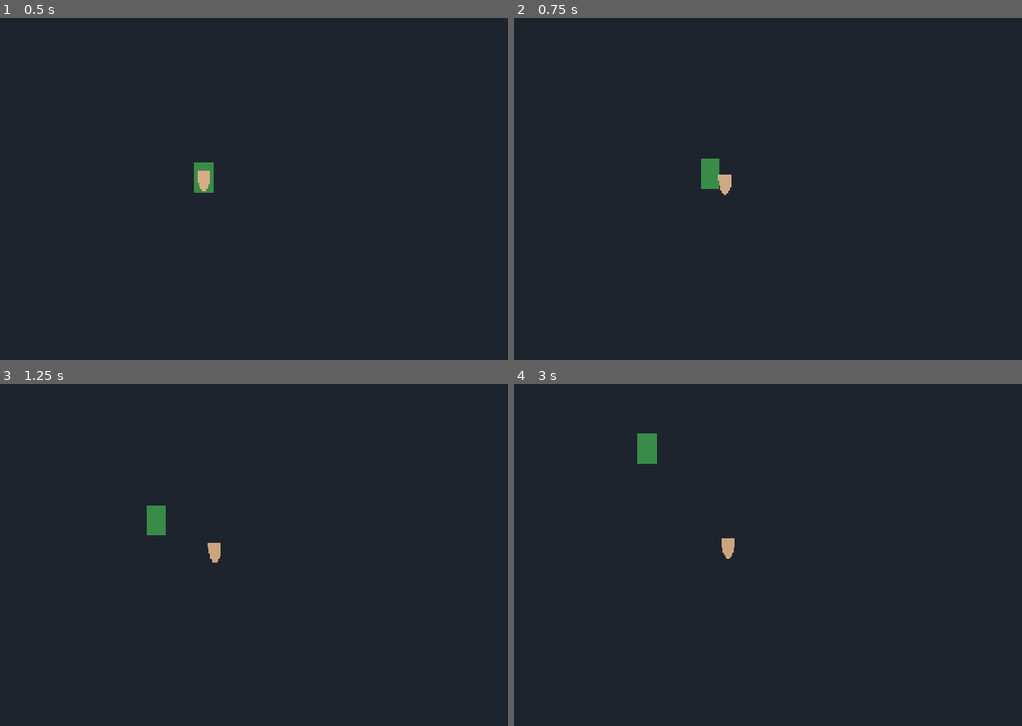
Above: before the commit, frames 1-4 (two rows, left to right).
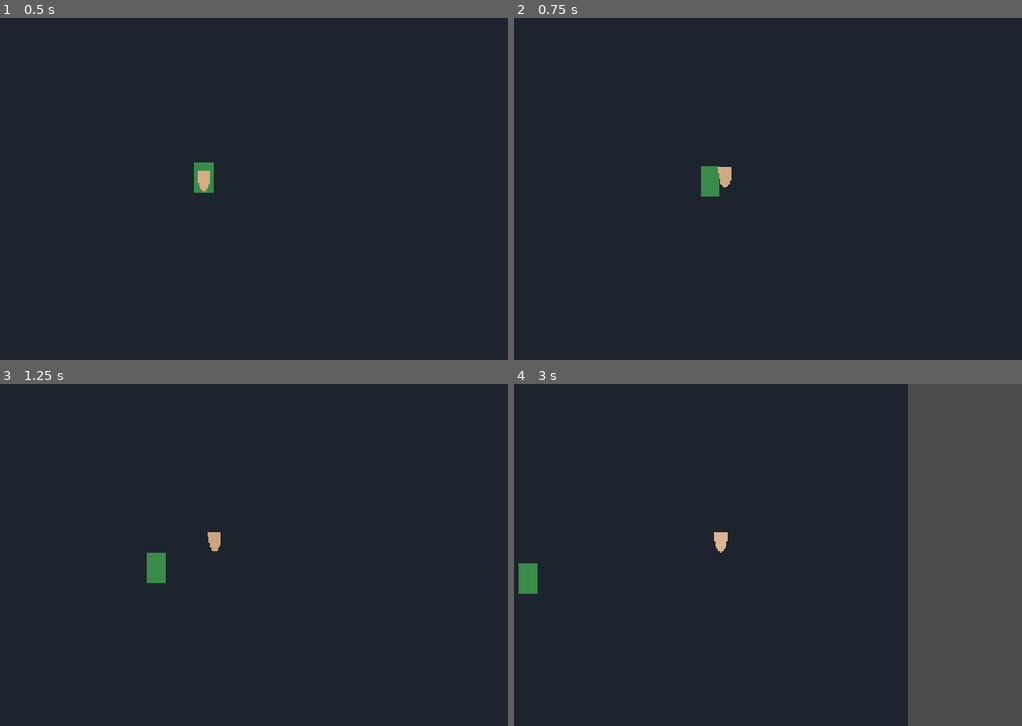
Above: after the commit, the same moments.

Repository: andreattar/valour-online
Game: Godot game, scene res://scenes/isometric_playground.tscn
The game is run twice, just before and just after one commit, with the same random seed, the same clock (stepped at 60 frames per second) and the same inputs.
Inputs (mouse positions are in pixels of both pictures, inside the frame that each line leads up to):
- Up to frame 1 (0.5 s): no input
- Up to frame 2 (0.75 s): tap Enter at 0.5 s; move the mouse to (849, 171) at 0.52 s; hold D (move_right) from 0.53 s (still down); hold Space (melee_attack) from 0.53 s (still down); click (849, 171) at 0.67 s
- Up to frame 3 (1.25 s): keep holding D (move_right); keep holding Space (melee_attack)
- Up to frame 4 (3 s): move the mouse to (595, 572) at 1.27 s; release D (move_right) at 1.28 s; release Space (melee_attack) at 1.28 s; hold S (move_back) 1.28-2.03 s; tap Enter at 1.35 s; move the mouse to (778, 479) at 2.02 s; hold D (move_right) 2.03-2.78 s; tap Keypad Enter at 2.1 s; move the mouse to (686, 623) at 2.77 s; hold W (move_forward) from 2.78 s (still down); tap Space (melee_attack) at 2.85 s; click (686, 623) at 2.92 s

Frame 1 is identical in both runs. In frame 2, 0.3% of the frame differs, in the area x 36-43%, y 41-53%; in frame 3, 0.8%; in frame 4, 23%, in the area x 0-100%, y 0-100%.

Commit message:
Fix WASD to isometric compass (N/S/E/W on diamond, not raw grid axes)
Made-with: Cursor

Diff:
--- a/scripts/player/valour_isometric_player.gd
+++ b/scripts/player/valour_isometric_player.gd
@@ -1,6 +1,6 @@
 extends CharacterBody2D
 ## Grid-based isometric movement (Tibia-style logical tiles) + facing + melee + exhaust.
-## WASD: Input.get_vector. Left-click: BFS path. Space: melee (adjacent tile).
+## WASD: compass on the diamond (W=north, S=south, A=west, D=east). Left-click: BFS path. Space: melee.
 
 const PlaceholderSpriteFrames := preload("res://scripts/rendering/placeholder_sprite_frames.gd")
 
@@ -20,8 +20,8 @@
 var _target_world: Vector2 = Vector2.ZERO
 var _path: Array[Vector2i] = []
 var _keyboard_dir: Vector2i = Vector2i.ZERO
-## Screen-down on isometric diamond (matches grid +gy step).
-var _facing: Vector2i = Vector2i(0, 1)
+## Single-tile step in grid space: (-1,0)=north, (1,0)=south, (0,1)=west, (0,-1)=east.
+var _facing: Vector2i = Vector2i(1, 0)
 
 var _world: Node
 var _exhaust := ExhaustTimers.new()
@@ -125,22 +125,23 @@
 
 
 func _read_grid_direction_from_input() -> Vector2i:
-	# Explicit WASD (not only Input.get_vector) so keyboard is never eaten by deadzone.
-	var gx := 0
-	var gy := 0
+	# Map WASD to compass on the isometric diamond (not raw gx/gy axes — those read as diagonals on screen).
+	# North = gx-1, South = gx+1, West = gy+1, East = gy-1 (matches typical 2:1 isometric tile steps).
+	var dgx := 0
+	var dgy := 0
+	if Input.is_action_pressed("move_forward"):
+		dgx -= 1
+	if Input.is_action_pressed("move_back"):
+		dgx += 1
+	if Input.is_action_pressed("move_left"):
+		dgy += 1
 	if Input.is_action_pressed("move_right"):
-		gx += 1
-	if Input.is_action_pressed("move_left"):
-		gx -= 1
-	if Input.is_action_pressed("move_back"):
-		gy += 1
-	if Input.is_action_pressed("move_forward"):
-		gy -= 1
-	if gx == 0 and gy == 0:
+		dgy -= 1
+	if dgx == 0 and dgy == 0:
 		return Vector2i.ZERO
-	if abs(gx) >= abs(gy):
-		return Vector2i(_sign_int(gx), 0)
-	return Vector2i(0, _sign_int(gy))
+	if abs(dgx) >= abs(dgy):
+		return Vector2i(_sign_int(dgx), 0)
+	return Vector2i(0, _sign_int(dgy))
 
 
 func _sign_int(x: int) -> int:
@@ -233,13 +234,17 @@
 
 
 func _dir_name(f: Vector2i) -> String:
-	if f.y > 0:
-		return "south"
-	if f.y < 0:
-		return "north"
-	if f.x > 0:
-		return "east"
-	return "west"
+	match f:
+		Vector2i(-1, 0):
+			return "north"
+		Vector2i(1, 0):
+			return "south"
+		Vector2i(0, 1):
+			return "west"
+		Vector2i(0, -1):
+			return "east"
+		_:
+			return "south"
 
 
 func _play_anim_walking() -> void:
@@ -255,7 +260,26 @@
 func _update_facing_from_velocity(v: Vector2) -> void:
 	if v.length_squared() < 0.01:
 		return
-	if absf(v.x) >= absf(v.y):
-		_facing = Vector2i(1 if v.x > 0.0 else -1, 0)
-	else:
-		_facing = Vector2i(0, 1 if v.y > 0.0 else -1)
+	var hw := cell_size.x * 0.5
+	var hh := cell_size.y * 0.5
+	var dirs: Array[Vector2] = [
+		Vector2(-hw, -hh),
+		Vector2(hw, hh),
+		Vector2(-hw, hh),
+		Vector2(hw, -hh),
+	]
+	var facings: Array[Vector2i] = [
+		Vector2i(-1, 0),
+		Vector2i(1, 0),
+		Vector2i(0, 1),
+		Vector2i(0, -1),
+	]
+	var vn := v.normalized()
+	var best_i := 0
+	var best_dot := -1.1
+	for i in range(4):
+		var d: float = vn.dot(dirs[i].normalized())
+		if d > best_dot:
+			best_dot = d
+			best_i = i
+	_facing = facings[best_i]
